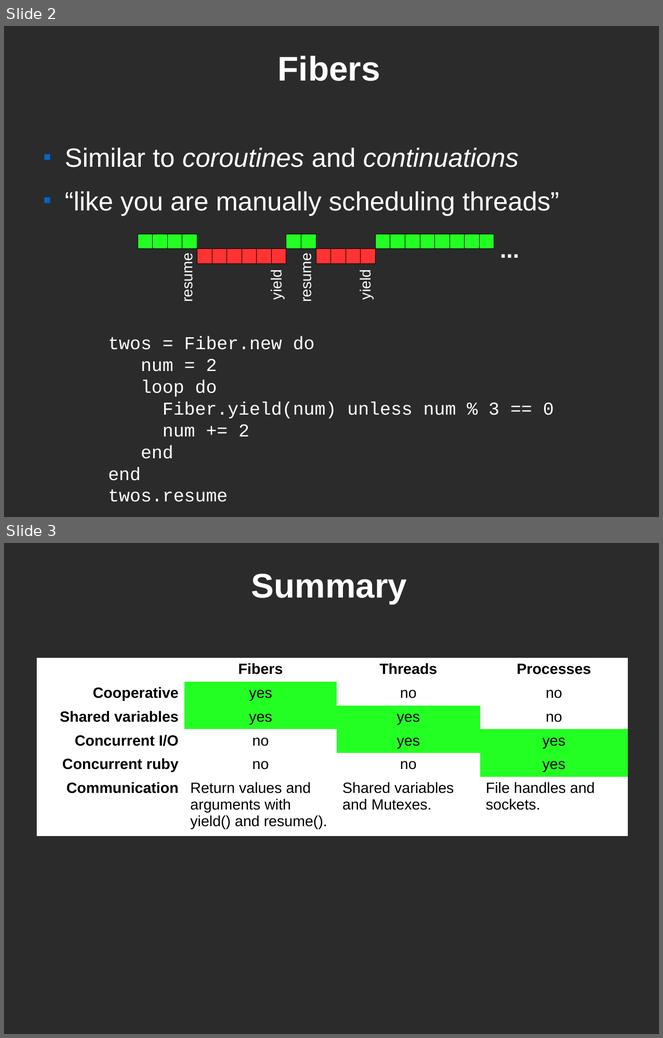
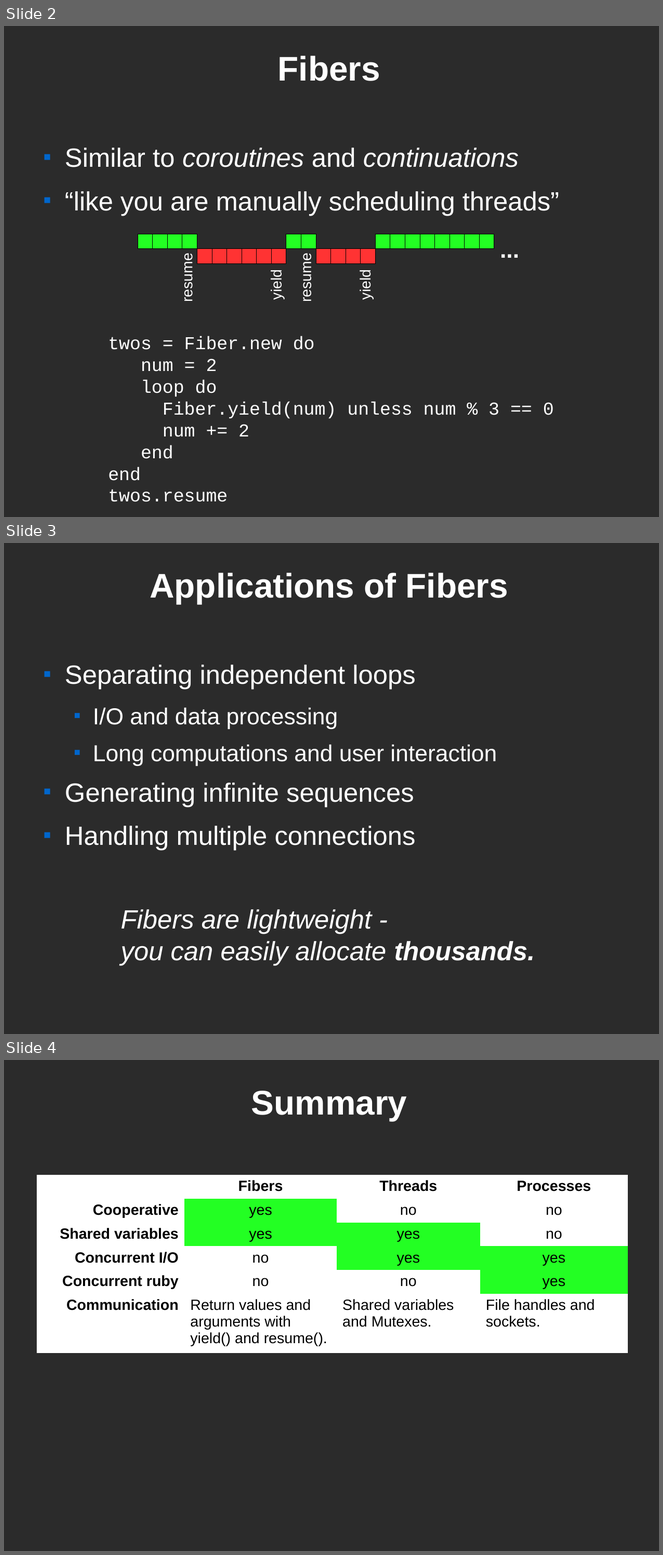
Before and after one commit to pdg137/concurrency-pres, a slide deck: concurrency.odp. Shown one above the other, each under a label of ours: slides 2 and 3 before the commit, slides 2, 3 and 4 after it. The pictures are 663x1038 and 663x1555 pixels, drawn with LibreOffice and Linux fonts; fonts in the diff are those of the drawing; background and template pictures are left out; a plain dark background stands for a picture behind light text. Boxes give left, top, right and bottom in pixels: in the first picture for what was removed or moved away, otherwise in the second. Text is boxed around its words. In the diff, an @@ line names an element or a change of style, - is before the commit and + after.

Commit message:
another fibers slide

```diff
--- a/concurrency.odp
+++ b/concurrency.odp
@@ slide 3 added at bbox=[4, 543, 659, 1034], background picture (left out) @@
@@ title added at bbox=[150, 573, 508, 604], 41.4 pt, text #FFFFFF, bold @@
+Applications of Fibers
@@ text added at bbox=[65, 665, 497, 851], 32 pt, text #FFFFFF @@
+■ Separating independent loops
+  ■ I/O and data processing
+  ■ Long computations and user interaction
+■ Generating infinite sequences
+■ Handling multiple connections
@@ text added at bbox=[121, 910, 535, 966], 32 pt, text #FFFFFF, italic @@
+Fibers are lightweight -
+you can easily allocate thousands.
@@ what was slide 3 is now slide 4 @@
```
